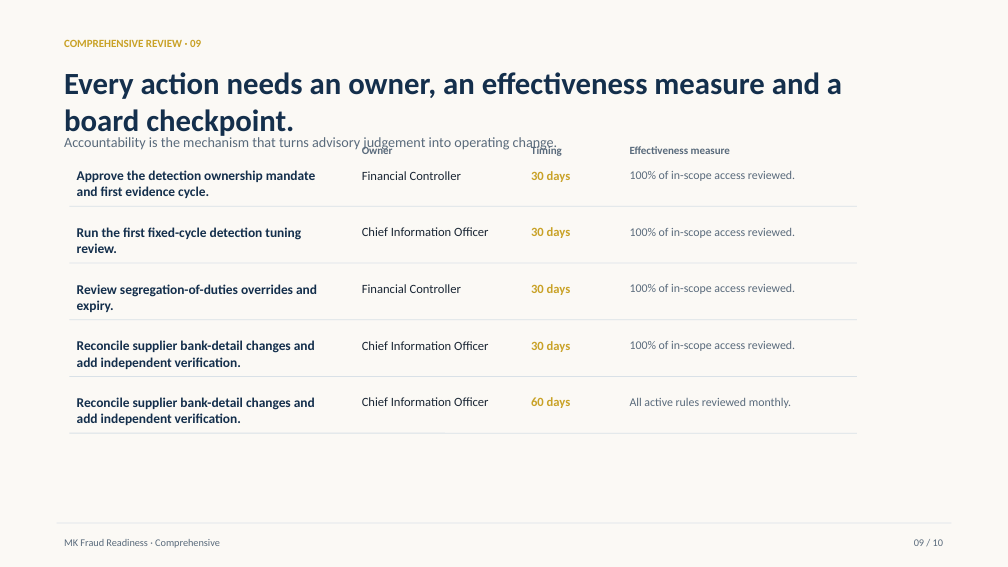
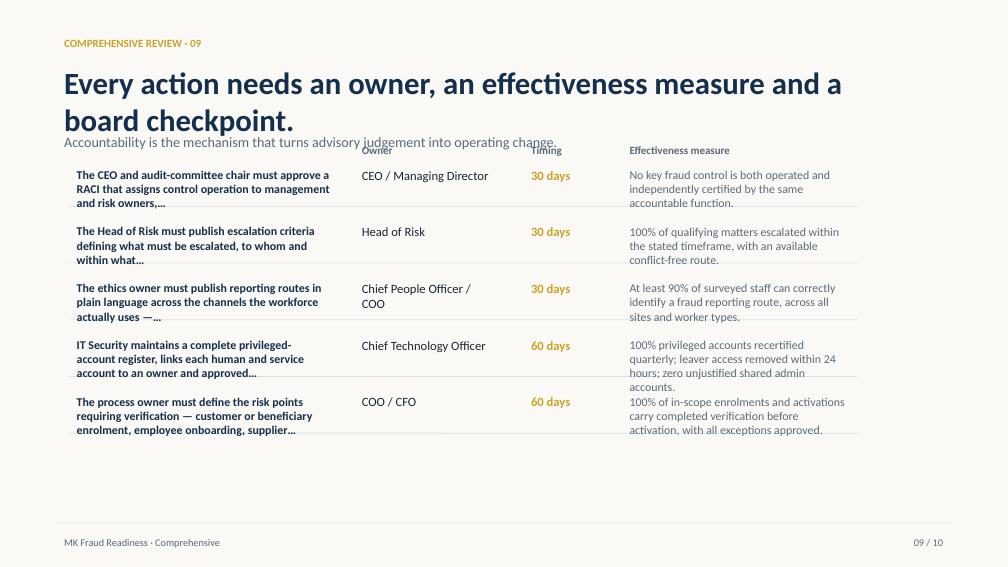
Before and after one commit to Tondani1995/mk-fraud-readiness-score, a slide deck: slide 9 of outputs/commercial-quality/comprehensive-executive-presentation.pptx. Drawn at 1008x567 pixels with LibreOffice and Linux fonts; fonts in the diff are those of the drawing. Boxes give left, top, right and bottom in pixels: in the first picture for what was removed or moved away, otherwise in the second. Text is boxed around its words. In the diff, an @@ line names an element or a change of style, - is before the commit and + after.

Commit message:
Implement reporting bible and objective gates

```diff
--- a/outputs/commercial-quality/comprehensive-executive-presentation.pptx
+++ b/outputs/commercial-quality/comprehensive-executive-presentation.pptx
@@ text at (77,170,330,209): text changed; size 12.8 to 11.2 pt @@
-Approve the detection ownership mandate and first evidence cycle.
+The CEO and audit-committee chair must approve a RACI that assigns control operation to management and risk owners,…
@@ text at (362,171,489,182): text changed @@
-Financial Controller
+CEO / Managing Director
@@ text at (630,171,830,207): text changed @@
-100% of in-scope access reviewed.
+No key fraud control is both operated and independently certified by the same accountable function.
@@ text at (77,226,315,264): text changed; size 12.8 to 11.2 pt @@
-Run the first fixed-cycle detection tuning review.
+The Head of Risk must publish escalation criteria defining what must be escalated, to whom and within what…
@@ text at (362,227,425,236): text changed @@
-Chief Information Officer
+Head of Risk
@@ text at (630,228,839,264): text changed @@
-100% of in-scope access reviewed.
+100% of qualifying matters escalated within the stated timeframe, with an available conflict-free route.
@@ text at (77,283,321,323): text changed; size 12.8 to 11.2 pt @@
-Review segregation-of-duties overrides and expiry.
+The ethics owner must publish reporting routes in plain language across the channels the workforce actually uses —…
@@ text at (362,284,463,308): text changed @@
-Financial Controller
+Chief People Officer / COO
@@ text at (630,284,835,321): text changed @@
-100% of in-scope access reviewed.
+At least 90% of surveyed staff can correctly identify a fraud reporting route, across all sites and worker types.
@@ text at (77,340,304,379): text changed; size 12.8 to 11.2 pt @@
-Reconcile supplier bank-detail changes and add independent verification.
+IT Security maintains a complete privileged-account register, links each human and service account to an owner and approved…
@@ text at (362,341,485,352): text changed @@
-Chief Information Officer
+Chief Technology Officer
@@ text at (531,341,571,352): text changed @@
-30 days
+60 days
@@ text at (630,341,836,379): text changed @@
-100% of in-scope access reviewed.
+100% privileged accounts recertified quarterly; leaver access removed within 24 hours; zero unjustified shared admin accounts.
@@ text at (77,397,313,436): text changed; size 12.8 to 11.2 pt @@
-Reconcile supplier bank-detail changes and add independent verification.
+The process owner must define the risk points requiring verification — customer or beneficiary enrolment, employee onboarding, supplier…
@@ text at (362,398,417,406): text changed @@
-Chief Information Officer
+COO / CFO
@@ text at (630,398,845,436): text changed @@
-All active rules reviewed monthly.
+100% of in-scope enrolments and activations carry completed verification before activation, with all exceptions approved.
```
Also in this commit, not shown: 8 other slides changed, 59 other files.
